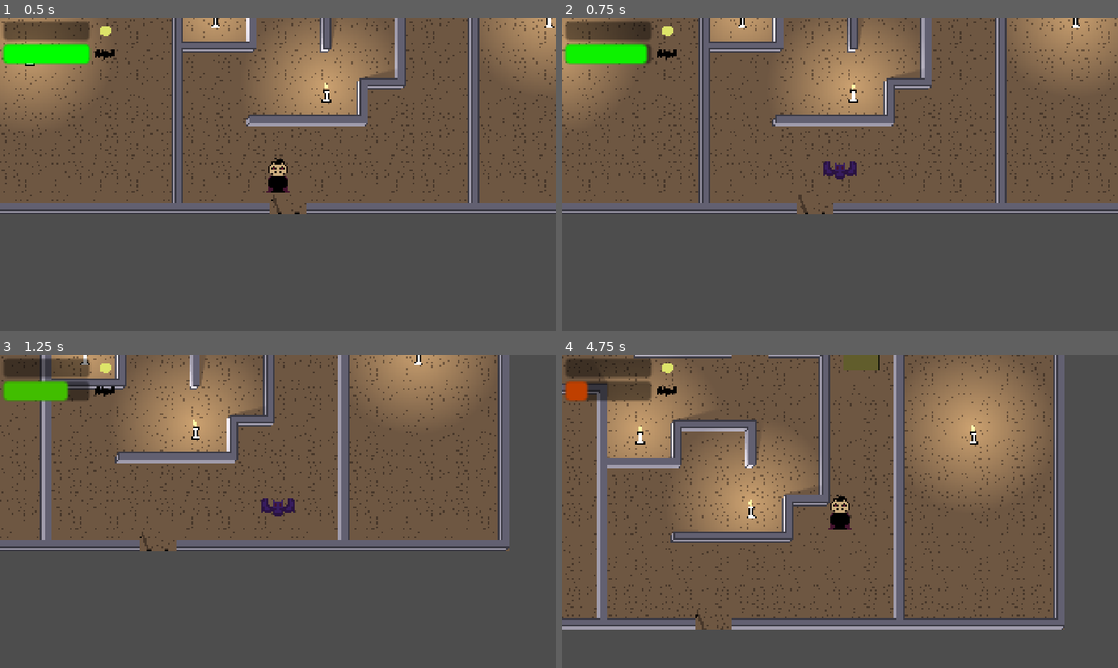
Above: before the commit, frames 1-4 (two rows, left to right).
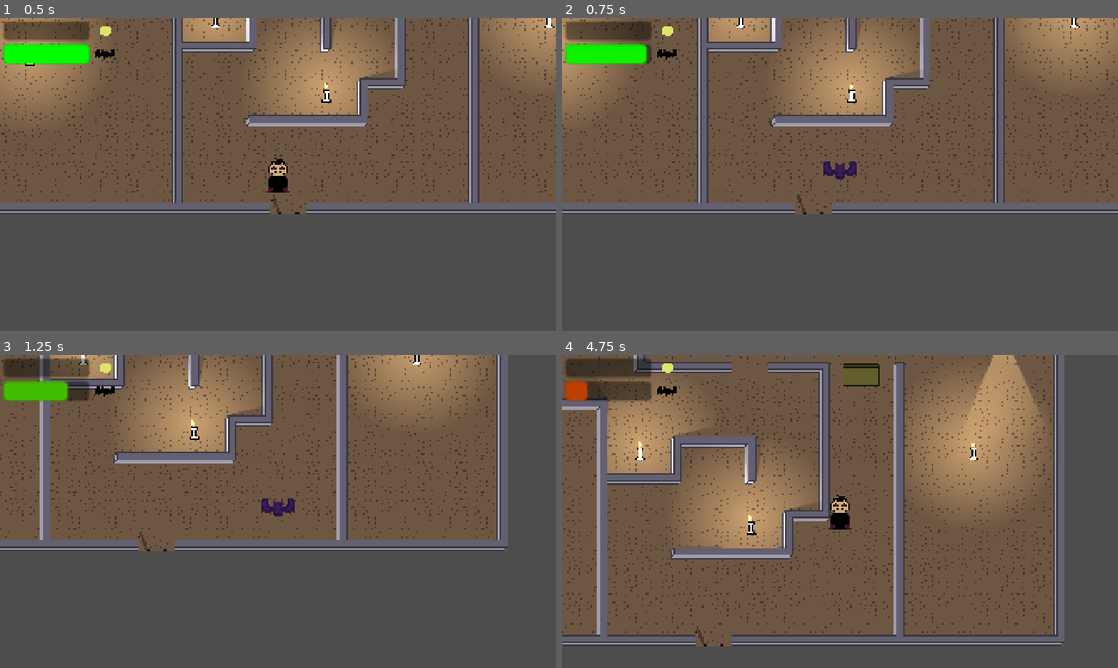
Above: after the commit, the same moments.

Repository: danial-mahmoudi/First-2D-Game-with-Godot
Game: Godot game, scene res://scenes/game.tscn
Same seed, same stepped clock (60 frames per second), same inputs: the game is played once before the commit and once after it.
Inputs:
- Up to frame 1 (0.5 s): no input
- Up to frame 2 (0.75 s): tap Enter at 0.5 s; hold D (right) from 0.53 s (still down); tap E (swap_form) at 0.6 s
- Up to frame 3 (1.25 s): keep holding D (right)
- Up to frame 4 (4.75 s): release D (right) at 1.28 s; hold S (down) 1.28-2.03 s; tap E (swap_form) every 0.75 s from 1.35 to 4.35 s; tap Space at 2 s; hold D (right) 2.03-2.78 s; hold W (up) 2.78-3.53 s; hold A (left) from 3.53 s (still down)

Frame 1 is identical in both runs. In frame 2, 7.8% of the frame differs, in the area x 0-100%, y 0-63%; in frame 3, 7.2%; in frame 4, 20%, in the area x 0-91%, y 0-94%.

Commit message:
enemy added (flashlight, default path, path finding placeholder).)

Diff:
--- a/project.godot
+++ b/project.godot
@@ -53,6 +53,10 @@
 
 [layer_names]
 
+2d_render/layer_1="objects"
+2d_render/layer_2="enemies"
+2d_render/layer_3="player"
+2d_render/layer_4="flashlight"
 2d_physics/layer_1="walls"
 2d_physics/layer_2="objects"
 2d_physics/layer_3="player"
--- /dev/null
+++ b/scenes/characters/basic_enemy.gd
@@ -0,0 +1,110 @@
+extends CharacterBody2D
+
+enum State { PATROL, CHASE, SEARCH }
+var current_state = State.PATROL
+
+var player_ref: CharacterBody2D = null
+var can_see_player = false
+
+@export var patrol_path: Path2D  # Assign this in the Inspector!
+var patrol_points: PackedVector2Array
+var current_patrol_index = 0
+@export var patrol_speed = 40.0
+
+# SETTINGS
+@export var movement_speed = 60.0
+@export var stop_distance = 30.0  # How close the enemy gets before stopping
+
+# REFERENCES
+# We need to rotate this PIVOT, not the whole enemy
+@onready var flashlight_pivot: Node2D = $FlashlightHolder
+@onready var vision_cone: Area2D = $FlashlightHolder/VisionCone
+
+func _ready():
+	vision_cone.body_entered.connect(_on_vision_entered)
+	vision_cone.body_exited.connect(_on_vision_exited)
+	# SETUP PATROL
+	if patrol_path:
+		# Convert the path's local points to Global positions
+		# because the Enemy moves in Global space.
+		for point in patrol_path.curve.get_baked_points():
+			patrol_points.append(patrol_path.to_global(point))
+
+func _physics_process(delta):
+	if can_see_player and player_ref:
+		check_line_of_sight()
+
+	match current_state:
+		State.PATROL:
+			patrol_movement(delta) # <--- CALL THIS
+		State.CHASE:
+			follow_player(delta)
+
+func _on_vision_entered(body):
+	if body.is_in_group("player"):
+		player_ref = body
+		can_see_player = true
+
+func _on_vision_exited(body):
+	if body == player_ref:
+		player_ref = null
+		can_see_player = false
+		current_state = State.PATROL
+
+func check_line_of_sight():
+	var space_state = get_world_2d().direct_space_state
+	var query = PhysicsRayQueryParameters2D.create(global_position, player_ref.global_position)
+	query.collision_mask = 8
+	query.exclude = [self]
+
+	var result = space_state.intersect_ray(query)
+
+	if result.is_empty():
+		current_state = State.CHASE
+
+	else:
+		pass
+
+func follow_player(delta):
+	if player_ref:
+		# --- FIX FOR PUSHING ---
+		# Check distance before moving
+		var dist = global_position.distance_to(player_ref.global_position)
+
+		if dist > stop_distance:
+			velocity = global_position.direction_to(player_ref.global_position) * movement_speed
+			move_and_rotate()
+		else:
+			# We are close enough to attack!
+			velocity = Vector2.ZERO
+			# (Here you would add code to trigger an attack animation)
+
+func move_and_rotate():
+	# 1. Move the character using the standard engine physics
+	move_and_slide()
+	# 2. Update Rotation automatically based on the resulting movement
+	# We check length > 0 to prevent it from snapping to 0 degrees when stopped
+	if velocity.length() > 5.0:
+		flashlight_pivot.rotation = velocity.angle()
+
+func patrol_movement(delta):
+	if patrol_points.is_empty():
+		return # Do nothing if no path is assigned
+
+	var target = patrol_points[current_patrol_index]
+	var dist = global_position.distance_to(target)
+
+	# 1. CHECK IF ARRIVED (Use a small threshold like 10 pixels)
+	if dist < 10.0:
+		# Go to next point
+		current_patrol_index += 1
+
+		# Loop back to 0 if we hit the end
+		if current_patrol_index >= patrol_points.size():
+			current_patrol_index = 0
+
+	# 2. MOVE
+	# We use our wrapper function to handle rotation automatically
+	var direction = global_position.direction_to(target)
+	velocity = direction * patrol_speed
+	move_and_rotate()
--- /dev/null
+++ b/scenes/characters/basic_enemy.tscn
@@ -0,0 +1,86 @@
+[gd_scene load_steps=11 format=3 uid="uid://yf52pqfih43e"]
+
+[ext_resource type="Script" uid="uid://b2xr5x6khdgu2" path="res://scenes/characters/basic_enemy.gd" id="1_dwul0"]
+[ext_resource type="Texture2D" uid="uid://b20yjhpkth0m6" path="res://assets/art/prototype/prototype.png" id="1_y5dvh"]
+[ext_resource type="Script" uid="uid://ds4680v6fmynv" path="res://scenes/objects/point_light_2d.gd" id="2_xsmbu"]
+
+[sub_resource type="RectangleShape2D" id="RectangleShape2D_xsmbu"]
+size = Vector2(16, 15)
+
+[sub_resource type="AtlasTexture" id="AtlasTexture_dwul0"]
+atlas = ExtResource("1_y5dvh")
+region = Rect2(96, 0, 32, 32)
+
+[sub_resource type="SpriteFrames" id="SpriteFrames_wh1i7"]
+animations = [{
+"frames": [{
+"duration": 1.0,
+"texture": SubResource("AtlasTexture_dwul0")
+}],
+"loop": true,
+"name": &"default",
+"speed": 5.0
+}]
+
+[sub_resource type="Gradient" id="Gradient_kvuet"]
+offsets = PackedFloat32Array(0, 0.70666665)
+colors = PackedColorArray(1, 1, 0.8235294, 1, 0, 0, 0, 1)
+
+[sub_resource type="GradientTexture2D" id="GradientTexture2D_dwul0"]
+gradient = SubResource("Gradient_kvuet")
+width = 200
+height = 200
+fill = 1
+fill_from = Vector2(0.5, 0.5)
+
+[sub_resource type="OccluderPolygon2D" id="OccluderPolygon2D_dwul0"]
+polygon = PackedVector2Array(-7, 7, -10, 16, -8.000001, 5.999999, -4, 6, -2, 16, -5, 7)
+
+[sub_resource type="OccluderPolygon2D" id="OccluderPolygon2D_wh1i7"]
+polygon = PackedVector2Array(-6, 13, 6, 13, 6, 16, -6, 16)
+
+[node name="BasicEnemy" type="CharacterBody2D"]
+light_mask = 2
+script = ExtResource("1_dwul0")
+
+[node name="CollisionShape2D" type="CollisionShape2D" parent="."]
+position = Vector2(0, 8.5)
+shape = SubResource("RectangleShape2D_xsmbu")
+
+[node name="AnimatedSprite2D" type="AnimatedSprite2D" parent="."]
+sprite_frames = SubResource("SpriteFrames_wh1i7")
+
+[node name="FlashlightHolder" type="Node2D" parent="."]
+position = Vector2(-6, 10)
+
+[node name="VisionCone" type="Area2D" parent="FlashlightHolder"]
+collision_layer = 16
+collision_mask = 4
+
+[node name="CollisionPolygon2D" type="CollisionPolygon2D" parent="FlashlightHolder/VisionCone"]
+position = Vector2(-5, -6)
+rotation = -1.570271
+polygon = PackedVector2Array(35, 95, -6, 5, -49, 95)
+
+[node name="PointLight2D" type="PointLight2D" parent="FlashlightHolder" groups=["light"]]
+energy = 0.86
+shadow_enabled = true
+shadow_filter = 1
+shadow_filter_smooth = 1.4
+shadow_item_cull_mask = 9
+texture = SubResource("GradientTexture2D_dwul0")
+script = ExtResource("2_xsmbu")
+radius = 60.0
+intensity_per_second = 250.0
+
+[node name="LightOccluder2D" type="LightOccluder2D" parent="FlashlightHolder"]
+position = Vector2(-7, -6)
+rotation = -1.5707964
+occluder = SubResource("OccluderPolygon2D_dwul0")
+occluder_light_mask = 8
+
+[node name="NavigationAgent2D" type="NavigationAgent2D" parent="."]
+
+[node name="LightOccluder2D" type="LightOccluder2D" parent="."]
+occluder = SubResource("OccluderPolygon2D_wh1i7")
+occluder_light_mask = 4
--- a/scenes/characters/player.gd
+++ b/scenes/characters/player.gd
@@ -2,13 +2,14 @@
 
 const DELTA = 0.01
 
-@export var MAX_HUMAN_SPEED = 100.0
-@export var MIN_HUMAN_SPEED = 50.0
+@export var MAX_HUMAN_SPEED = 120.0
+@export var MIN_HUMAN_SPEED = 80.0
 @export var MAX_BAT_SPEED = 180.0
 @export var MIN_BAT_SPEED = 100.0
 @export var BAR_USE_SPEED = 20.0
 @export var BAR_IDLE_SPEED = 6.0
 @export var BAR_LOAD_SPEED = 6.0
+@export var is_invinsible = true
 enum Form {HUMAN, BAT}
 var current_form = Form.HUMAN
 var is_moving = false
@@ -109,7 +110,7 @@
 
 		# IMPORTANT: Only collide with Layer 1 (Walls)
 		# If we hit nothing, the path is clear.
-		query.collision_mask = 8
+		query.collision_mask = 8 # layer 4, the shadow casters
 
 		var result = space_state.intersect_ray(query)
 
@@ -135,7 +136,7 @@
 func update_light_amount(amount:float):
 	light_point += amount
 	light_point = clamp(light_point, 0, 100)
-	if 100.0 - light_point < DELTA:
+	if 100.0 - light_point < DELTA and not is_invinsible:
 		kill_and_respawn()
 	# Emit signal to UI (The one we set up previously)
 	light_point_changed.emit(light_point)
--- a/scenes/game.tscn
+++ b/scenes/game.tscn
@@ -1,8 +1,9 @@
-[gd_scene load_steps=44 format=4 uid="uid://cw1cbw157qecy"]
+[gd_scene load_steps=46 format=4 uid="uid://cw1cbw157qecy"]
 
 [ext_resource type="Texture2D" uid="uid://b20yjhpkth0m6" path="res://assets/art/prototype/prototype.png" id="1_yqjtg"]
 [ext_resource type="PackedScene" uid="uid://c1ri86rj3taso" path="res://scenes/objects/candle.tscn" id="2_lbhrr"]
 [ext_resource type="Script" uid="uid://b5dgnwt4xdpgr" path="res://scenes/characters/player.gd" id="2_lnu2h"]
+[ext_resource type="PackedScene" uid="uid://yf52pqfih43e" path="res://scenes/characters/basic_enemy.tscn" id="4_gee14"]
 [ext_resource type="Script" uid="uid://x7ggnqqxtowy" path="res://scenes/ui/flying_progress_bar.gd" id="4_lbhrr"]
 [ext_resource type="Script" uid="uid://c2os0tn0sgscv" path="res://scenes/ui/light_progress_bar.gd" id="4_u5sy4"]
 [ext_resource type="Texture2D" uid="uid://cwumr15gnfp57" path="res://assets/art/prototype/bat-icon.png" id="5_p57ef"]
@@ -376,6 +377,12 @@
 [sub_resource type="OccluderPolygon2D" id="OccluderPolygon2D_dinhu"]
 polygon = PackedVector2Array(-4, -4, 4, -4, 10, -2, 3, 0, -4, 0, -10, -2)
 
+[sub_resource type="Curve2D" id="Curve2D_gee14"]
+_data = {
+"points": PackedVector2Array(0, 0, 0, 0, 560, 31, 0, 0, 0, 0, 562, 345, 0, 0, 0, 0, 490, 343, 0, 0, 0, 0, 489, 31, 0, 0, 0, 0, 560, 29)
+}
+point_count = 5
+
 [sub_resource type="StyleBoxFlat" id="StyleBoxFlat_p57ef"]
 bg_color = Color(0, 0, 0, 0.44705883)
 corner_radius_top_left = 4
@@ -424,7 +431,7 @@
 tile_map_data = PackedByteArray("AAAJAAwAAAASAAIAAAAMAAIAAQAAAAAAAQAHAAcAAQAAAAAAAQAKAAkAAQAAAAAAAQACAAgAAQAAAAAAAQAQAAcAAQAAAAAAAQANAAUAAAAPAAIAAAA=")
 tile_set = SubResource("TileSet_iywne")
 
-[node name="Player" type="CharacterBody2D" parent="Level1"]
+[node name="Player" type="CharacterBody2D" parent="Level1" groups=["player"]]
 position = Vector2(295, 382)
 collision_layer = 4
 collision_mask = 3
@@ -460,6 +467,15 @@
 
 [node name="SpawnPoint" type="Node2D" parent="Level1"]
 position = Vector2(303, 393)
+
+[node name="NPC" type="Node2D" parent="Level1"]
+
+[node name="BasicEnemy" parent="Level1/NPC" node_paths=PackedStringArray("patrol_path") instance=ExtResource("4_gee14")]
+position = Vector2(483, 91)
+patrol_path = NodePath("../Path2D")
+
+[node name="Path2D" type="Path2D" parent="Level1/NPC"]
+curve = SubResource("Curve2D_gee14")
 
 [node name="UI" type="CanvasLayer" parent="."]
 
--- a/scenes/objects/candle.tscn
+++ b/scenes/objects/candle.tscn
@@ -41,9 +41,11 @@
 [node name="PointLight2D" type="PointLight2D" parent="." groups=["light"]]
 position = Vector2(0, 2)
 energy = 0.86
+range_item_cull_mask = 5
 shadow_enabled = true
 shadow_filter = 1
 shadow_filter_smooth = 1.4
+shadow_item_cull_mask = 5
 texture = SubResource("GradientTexture2D_trtic")
 script = ExtResource("2_5divp")
 radius = 80.0
Not shown, added: scenes/characters/basic_enemy.gd.uid
Not shown: 1 places in scenes/objects/candle.tscn that only renumber resources
